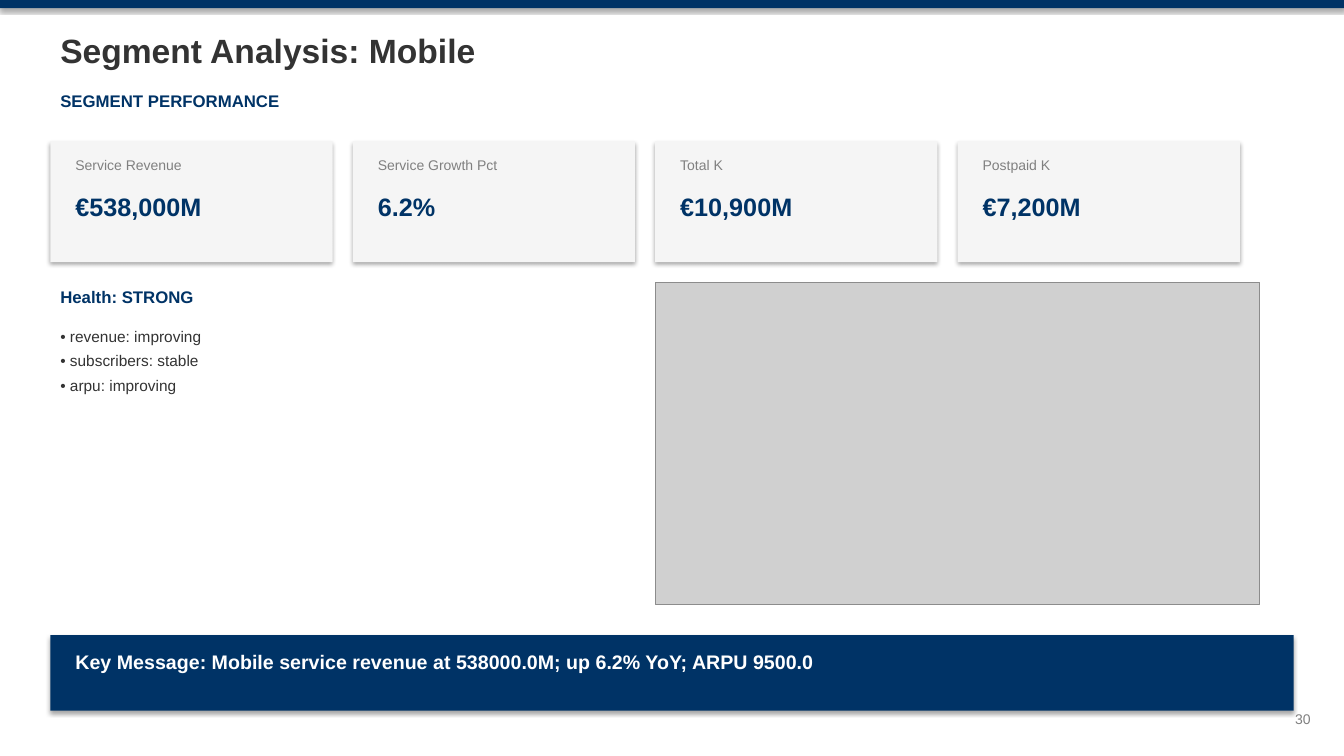
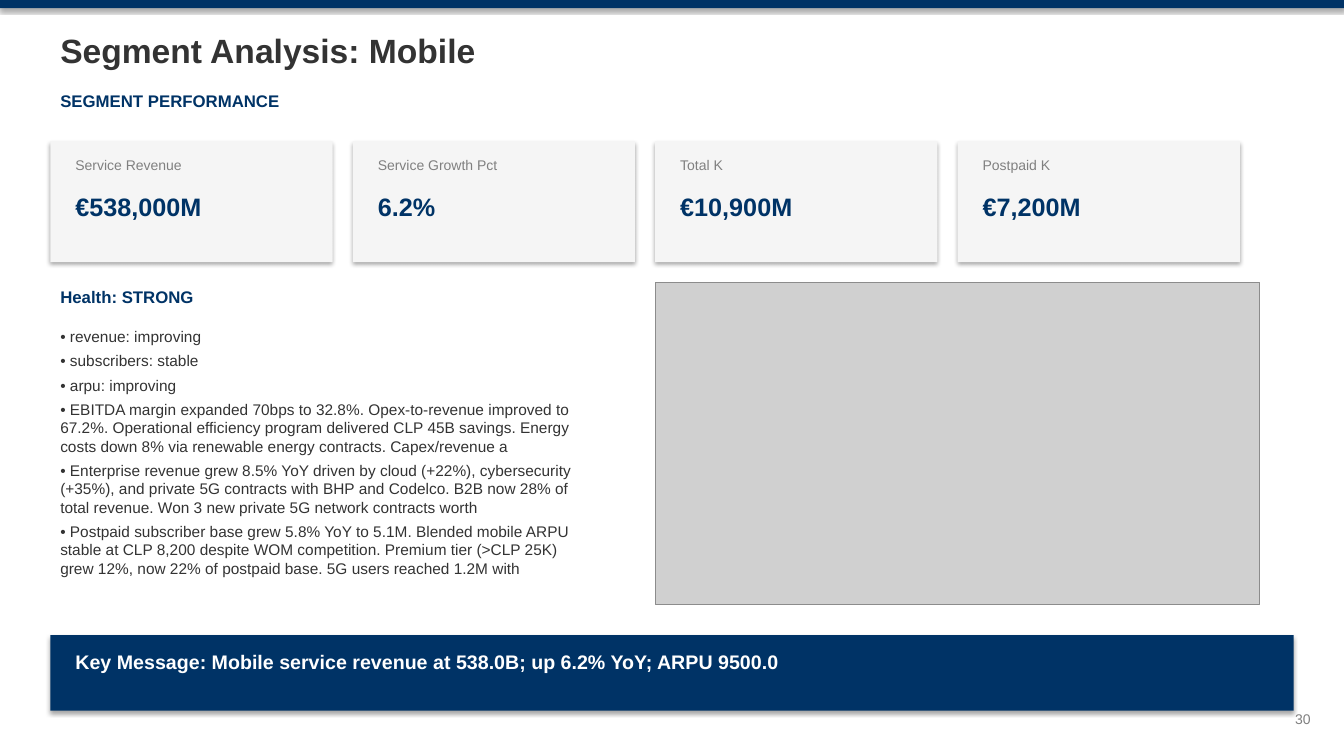
Before and after one commit to mypinseeker/BLM-Financial-Report-Analysis, a slide deck: slide 30 of reports/chile/entel_cl/CQ4_2025/blm_entel_cl_analysis_cq4_2025.pptx. Drawn at 1344x756 pixels with LibreOffice and Linux fonts; fonts in the diff are those of the drawing; grey boxes stand for pictures. Boxes give left, top, right and bottom in pixels: in the first picture for what was removed or moved away, otherwise in the second. Text is boxed around its words. In the diff, an @@ line names an element or a change of style, - is before the commit and + after.

```diff
--- a/reports/chile/entel_cl/CQ4_2025/blm_entel_cl_analysis_cq4_2025.pptx
+++ b/reports/chile/entel_cl/CQ4_2025/blm_entel_cl_analysis_cq4_2025.pptx
@@ text at (x1=60, y1=404, x2=571, y2=577): paragraphs added @@
+• EBITDA margin expanded 70bps to 32.8%. Opex-to-revenue improved to 67.2%. Operational efficiency program delivered CLP 45B savings. Energy costs down 8% via renewable energy contracts. Capex/revenue a
+• Enterprise revenue grew 8.5% YoY driven by cloud (+22%), cybersecurity (+35%), and private 5G contracts with BHP and Codelco. B2B now 28% of total revenue. Won 3 new private 5G network contracts worth
+• Postpaid subscriber base grew 5.8% YoY to 5.1M. Blended mobile ARPU stable at CLP 8,200 despite WOM competition. Premium tier (>CLP 25K) grew 12%, now 22% of postpaid base. 5G users reached 1.2M with
@@ text at (x1=75, y1=654, x2=778, y2=673): text changed @@
-Key Message: Mobile service revenue at 538000.0M; up 6.2% YoY; ARPU 9500.0
+Key Message: Mobile service revenue at 538.0B; up 6.2% YoY; ARPU 9500.0
```
Also in this commit, not shown: 22 other slides changed, 7 other files.
